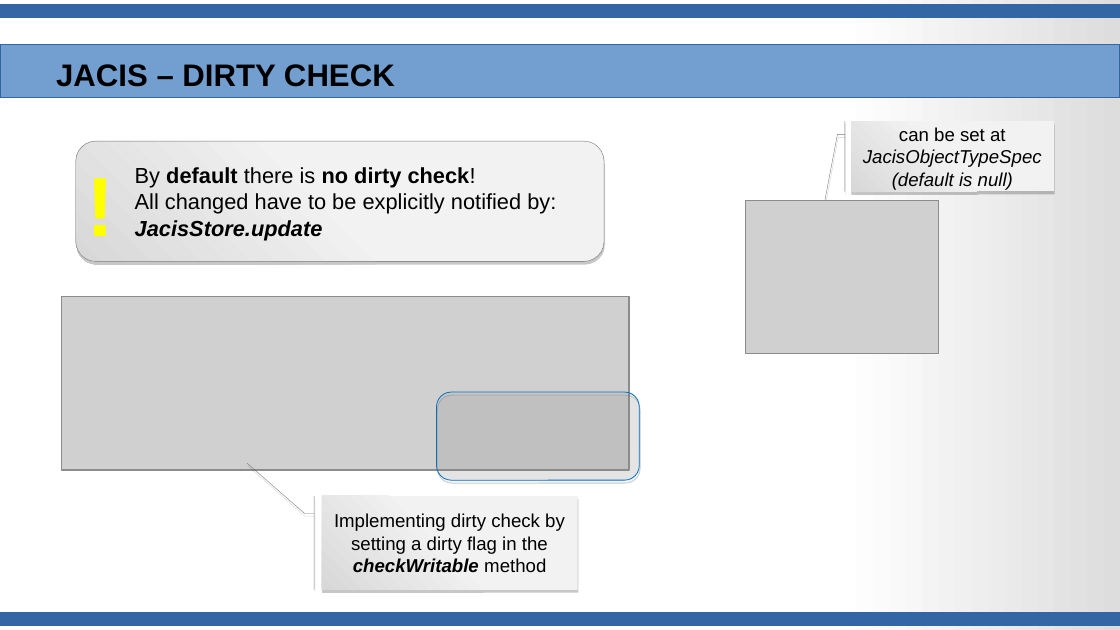
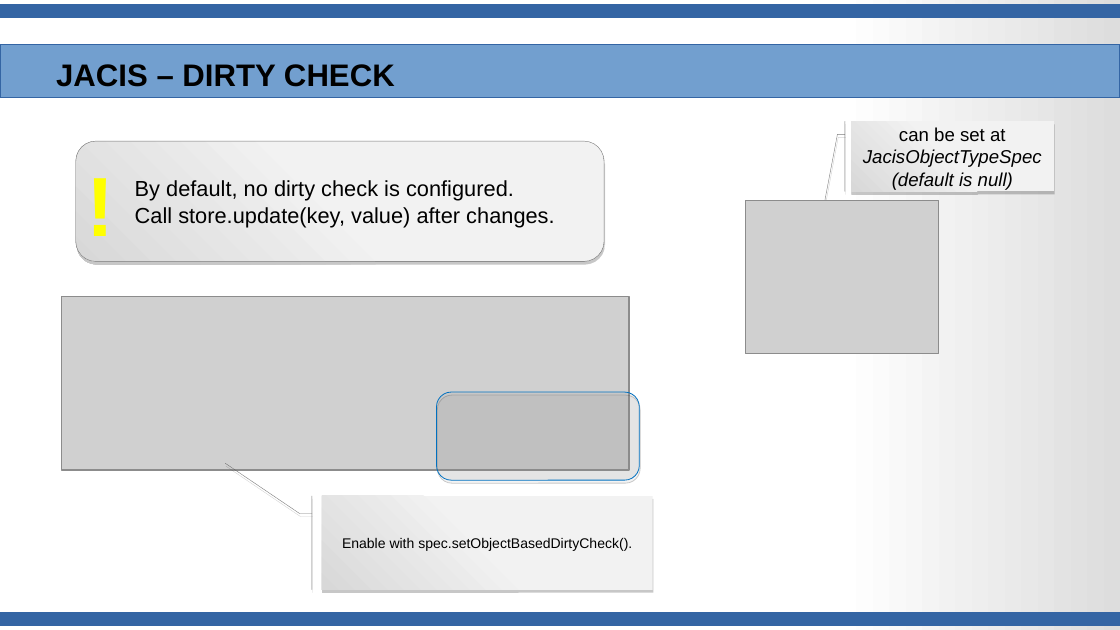
Before and after one commit to JanWiemer/jacis, a slide deck: slide 28 of doc/JACIS-Presentation.odp. Drawn at 1120x630 pixels with LibreOffice and Linux fonts; fonts in the diff are those of the drawing; grey boxes stand for pictures. Boxes give left, top, right and bottom in pixels: in the first picture for what was removed or moved away, otherwise in the second. Text is boxed around its words. In the diff, an @@ line names an element or a change of style, - is before the commit and + after.

```diff
--- a/doc/JACIS-Presentation.odp
+++ b/doc/JACIS-Presentation.odp
@@ text in rounded rectangle at <box>135,180,555,227</box>: text changed @@
-By default there is no dirty check!
-All changed have to be explicitly notified by:
-JacisStore.update
+By default, no dirty check is configured.
+Call store.update(key, value) after changes.
@@ accent callout "Enable with spec.setObjectBasedDirtyCheck().": place and size @@
-accent callout "Enable with spec.setObjectBasedDirtyCheck()." at <box>321,496,577,590</box>
+accent callout "Enable with spec.setObjectBasedDirtyCheck()." at <box>321,496,652,590</box>
@@ text in accent callout at <box>342,538,632,551</box>: text changed; size 12 to 9 pt @@
-Implementing dirty check by setting a dirty flag in the checkWritable method
+Enable with spec.setObjectBasedDirtyCheck().
```
Also in this commit, not shown: 20 other slides changed, 1 other file.
